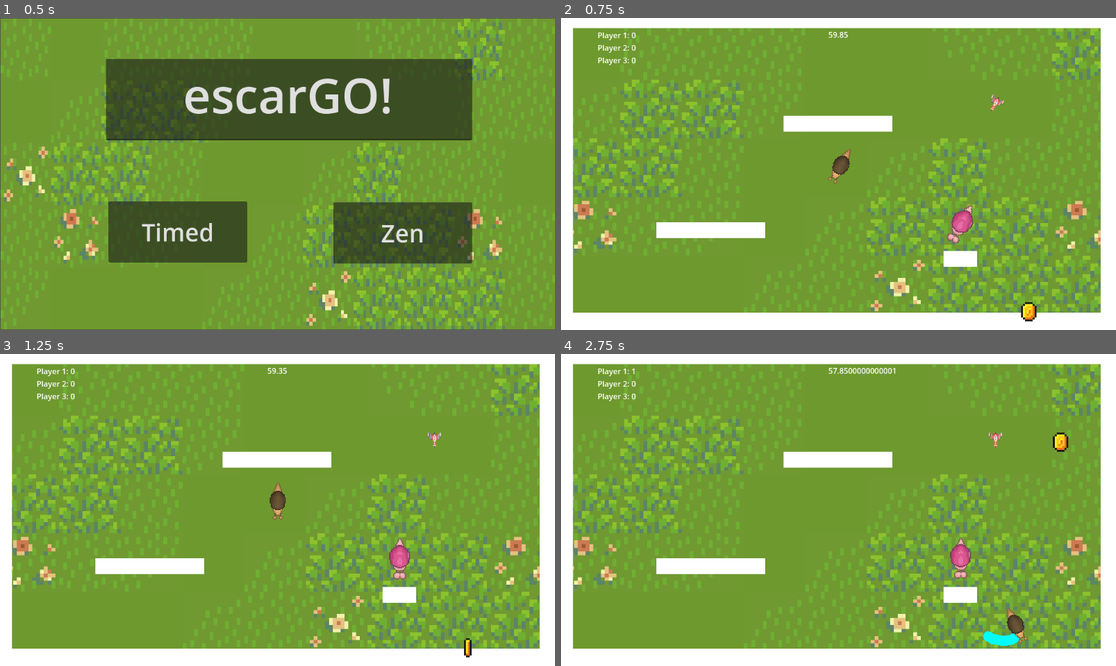
Above: before the commit, frames 1-4 (two rows, left to right).
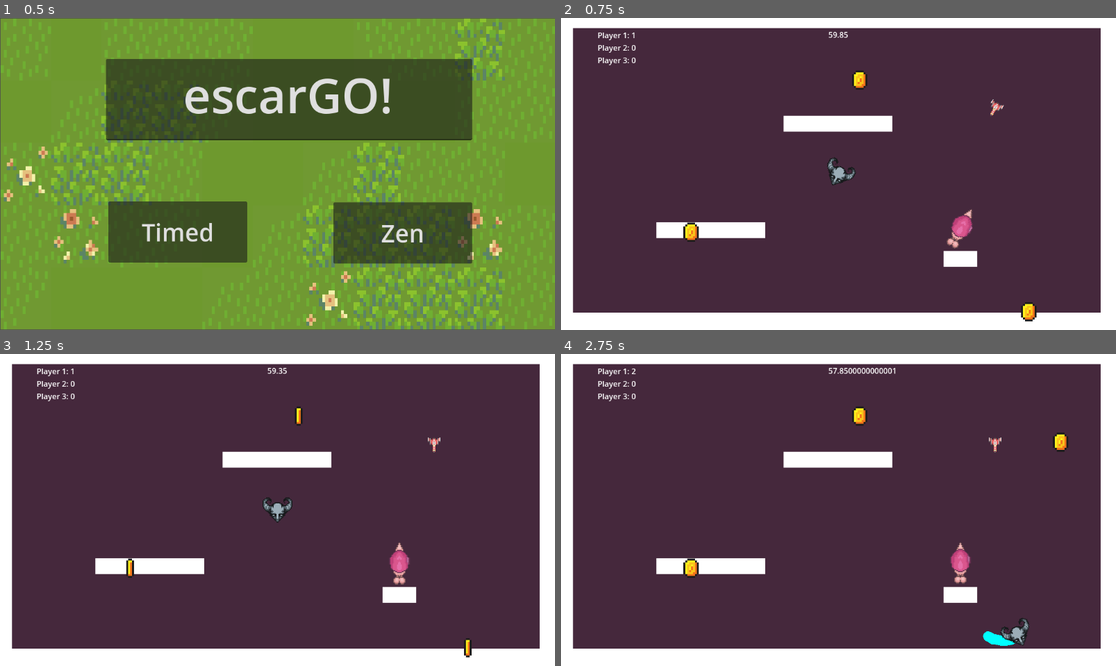
Above: after the commit, the same moments.

Repository: reniby/catfight
Game: Godot game, scene res://scenes/menu.tscn
Two runs of this game, one before a commit and one after it. Both use one fixed random seed, a clock stepped at 60 frames per second and the inputs below.
Inputs:
- Up to frame 1 (0.5 s): no input
- Up to frame 2 (0.75 s): click "Timed" at 0.5 s
- Up to frame 3 (1.25 s): no input
- Up to frame 4 (2.75 s): tap Enter (dash_p1) at 1.25, 1.35, 2.1 s; hold Right (right_p1) 1.28-2.03 s; hold Down (down_p1) from 2.03 s (still down)

Frame 1 is identical in both runs. In frame 2, 85% of the frame differs, in the area x 2-98%, y 3-95%; in frame 3, 84%; in frame 4, 84%.

Commit message:
some sprites

Diff:
--- a/project.godot
+++ b/project.godot
@@ -61,14 +61,14 @@
 "events": [Object(InputEventKey,"resource_local_to_scene":false,"resource_name":"","device":-1,"window_id":0,"alt_press …(195 unchanged characters)…
 ]
 }
+dash_p1={
+"deadzone": 0.5,
+"events": [Object(InputEventKey,"resource_local_to_scene":false,"resource_name":"","device":-1,"window_id":0,"alt_pressed":false,"shift_pressed":false,"ctrl_pressed":false,"meta_pressed":false,"pressed":false,"keycode":0,"physical_keycode":4194309,"key_label":0,"unicode":0,"location":0,"echo":false,"script":null)
+]
+}
 dash_p2={
 "deadzone": 0.5,
 "events": [Object(InputEventKey,"resource_local_to_scene":false,"resource_name":"","device":-1,"window_id":0,"alt_press …(195 unchanged characters)…
-]
-}
-dash_p1={
-"deadzone": 0.5,
-"events": [Object(InputEventKey,"resource_local_to_scene":false,"resource_name":"","device":-1,"window_id":0,"alt_pressed":false,"shift_pressed":false,"ctrl_pressed":false,"meta_pressed":false,"pressed":false,"keycode":0,"physical_keycode":4194309,"key_label":0,"unicode":0,"location":0,"echo":false,"script":null)
 ]
 }
 up_p3={
@@ -100,5 +100,6 @@
 [rendering]
 
 textures/canvas_textures/default_texture_filter=0
+textures/canvas_textures/default_texture_repeat=1
 renderer/rendering_method="gl_compatibility"
 renderer/rendering_method.mobile="gl_compatibility"
--- a/scenes/catfight.tscn
+++ b/scenes/catfight.tscn
@@ -1,9 +1,8 @@
-[gd_scene load_steps=8 format=3 uid="uid://bnycs8o7hatbv"]
+[gd_scene load_steps=7 format=3 uid="uid://bnycs8o7hatbv"]
 
 [ext_resource type="PackedScene" uid="uid://dicljeul2qf12" path="res://scenes/platform.tscn" id="1_ffnek"]
 [ext_resource type="Script" path="res://scripts/catfight.gd" id="1_rkgal"]
 [ext_resource type="PackedScene" uid="uid://dsxn5ou3e4h0t" path="res://scenes/player.tscn" id="1_whaxt"]
-[ext_resource type="Texture2D" uid="uid://bmcatdfsxa15e" path="res://space_art/Grassy Flower Background.webp" id="2_k4stm"]
 [ext_resource type="Script" path="res://scripts/score.gd" id="4_tttqi"]
 [ext_resource type="PackedScene" uid="uid://cowem0i0pp2jf" path="res://scenes/coin.tscn" id="5_onvbn"]
 [ext_resource type="Script" path="res://scripts/timer.gd" id="7_o0l6i"]
@@ -11,10 +10,13 @@
 [node name="Catfight" type="Node2D"]
 script = ExtResource("1_rkgal")
 
-[node name="CosmicBackgroundOuterSpace" type="Sprite2D" parent="."]
-position = Vector2(-5.00001, -13)
+[node name="CosmicBackgroundOuterSpace" type="ColorRect" parent="."]
+offset_left = -630.0
+offset_top = -368.0
+offset_right = 61.0
+offset_bottom = 25.0
 scale = Vector2(2, 1.909)
-texture = ExtResource("2_k4stm")
+color = Color(0.270588, 0.156863, 0.235294, 1)
 
 [node name="Player" parent="." instance=ExtResource("1_whaxt")]
 position = Vector2(-6.10352e-05, 1.90735e-06)
@@ -65,6 +67,10 @@
 
 [node name="Coins" type="Node" parent="."]
 
+[node name="Coin3" parent="Coins" instance=ExtResource("5_onvbn")]
+
+[node name="Coin2" parent="Coins" instance=ExtResource("5_onvbn")]
+
 [node name="Coin" parent="Coins" instance=ExtResource("5_onvbn")]
 
 [node name="Labels" type="Node" parent="."]
--- a/scenes/player.tscn
+++ b/scenes/player.tscn
@@ -1,7 +1,7 @@
-[gd_scene load_steps=15 format=3 uid="uid://dsxn5ou3e4h0t"]
+[gd_scene load_steps=13 format=3 uid="uid://dsxn5ou3e4h0t"]
 
 [ext_resource type="Script" path="res://scripts/player.gd" id="1_0pet2"]
-[ext_resource type="Texture2D" uid="uid://bvyvtu10tv7u2" path="res://space_art/$Snail4.png" id="3_phf6r"]
+[ext_resource type="Texture2D" uid="uid://ddatbx2iqm4pj" path="res://assets/player_sprite.png" id="3_30e8q"]
 [ext_resource type="Texture2D" uid="uid://dkc8dcn05ow0b" path="res://space_art/$Female_Snail.png" id="4_sfcvd"]
 [ext_resource type="Texture2D" uid="uid://cd3jnc3q1k4d0" path="res://space_art/2D Spaceship Sprites.png" id="5_mm3yy"]
 [ext_resource type="PackedScene" uid="uid://dx3230llssqwf" path="res://scenes/trail.tscn" id="5_mmvgc"]
@@ -10,17 +10,9 @@
 radius = 5.0
 height = 22.0
 
-[sub_resource type="AtlasTexture" id="AtlasTexture_s1ew0"]
-atlas = ExtResource("3_phf6r")
-region = Rect2(0, 144, 48, 48)
-
-[sub_resource type="AtlasTexture" id="AtlasTexture_a05yn"]
-atlas = ExtResource("3_phf6r")
-region = Rect2(48, 144, 48, 48)
-
-[sub_resource type="AtlasTexture" id="AtlasTexture_l41yo"]
-atlas = ExtResource("3_phf6r")
-region = Rect2(96, 144, 48, 48)
+[sub_resource type="AtlasTexture" id="AtlasTexture_eljj1"]
+atlas = ExtResource("3_30e8q")
+region = Rect2(0, 0, 30, 26)
 
 [sub_resource type="AtlasTexture" id="AtlasTexture_gjxun"]
 atlas = ExtResource("4_sfcvd")
@@ -42,13 +34,7 @@
 animations = [{
 "frames": [{
 "duration": 1.0,
-"texture": SubResource("AtlasTexture_s1ew0")
-}, {
-"duration": 1.0,
-"texture": SubResource("AtlasTexture_a05yn")
-}, {
-"duration": 1.0,
-"texture": SubResource("AtlasTexture_l41yo")
+"texture": SubResource("AtlasTexture_eljj1")
 }],
 "loop": true,
 "name": &"blue_idle",
@@ -91,7 +77,6 @@
 points = PackedVector2Array(77.5602, 1.51191)
 
 [node name="Anim" type="AnimatedSprite2D" parent="."]
-position = Vector2(0.187501, -2.8125)
 scale = Vector2(0.584545, 0.575521)
 sprite_frames = SubResource("SpriteFrames_tt4e7")
 animation = &"blue_idle"
--- a/scripts/catfight.gd
+++ b/scripts/catfight.gd
@@ -1,6 +1,10 @@
 extends Node2D
 @onready var player_1: CharacterBody2D = $Player
 @onready var player_2: CharacterBody2D = $Player2
+var title = "Game v0.1"
+
+func _process(delta):
+	DisplayServer.window_set_title(title + " | fps: " + str(Engine.get_frames_per_second()))
 
 func _on_game_timer_timeout() -> void:
 	Globals.scores[0] = player_1.score
Binary file added: assets/player_sprite.png
Not shown, added: assets/player_sprite.png.import
Not shown: 1 places in scenes/end_screen.tscn that only renumber resources
Binary file added: space_art/pixil-frame-0 (1).png
Not shown, added: space_art/pixil-frame-0 (1).png.import
Binary file added: space_art/pixil-frame-0.png
Not shown, added: space_art/pixil-frame-0.png.import
Binary file added: space_art/tail_part_img.PNG
Not shown, added: space_art/tail_part_img.PNG.import
